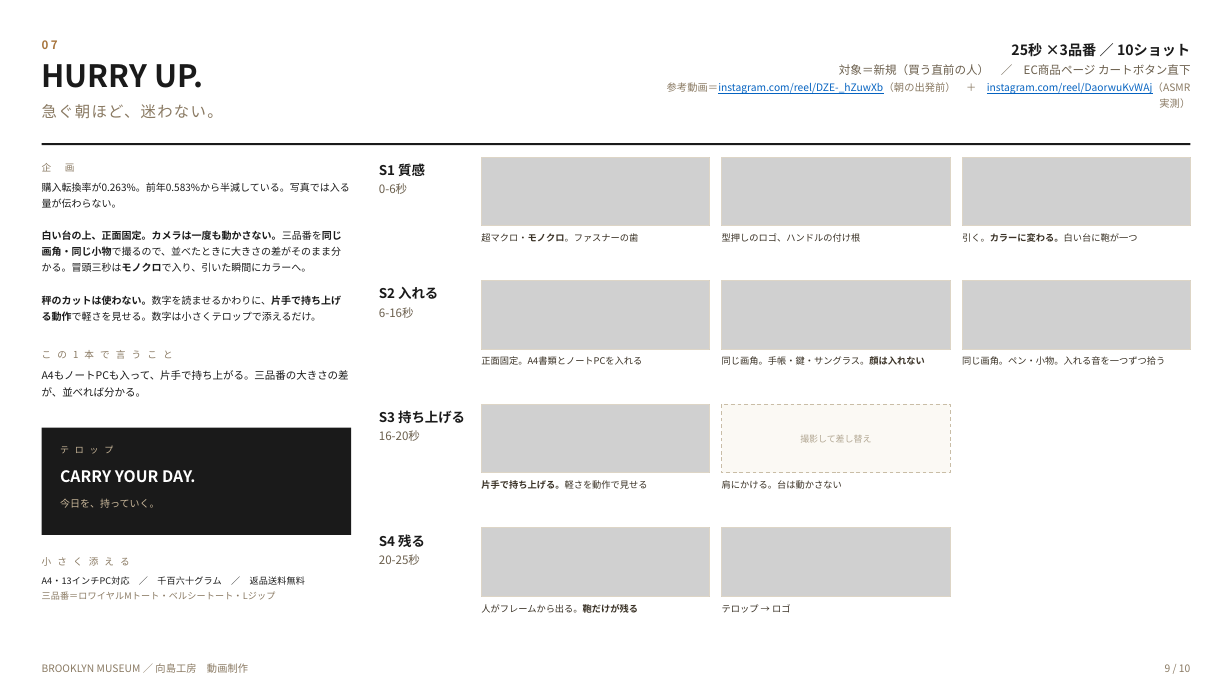
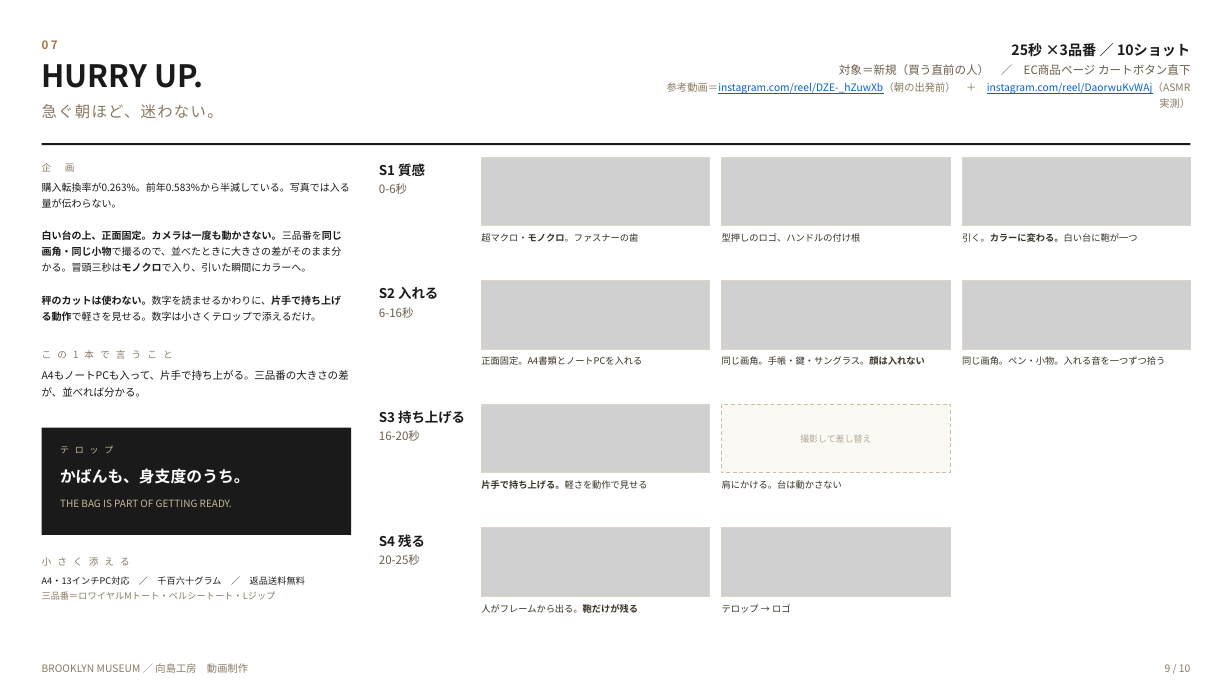
Before and after one commit to Shiori0415/dougaseisaku, a slide deck: slide 9 of pdf/00_動画8本_企画と絵コンテ.pptx. Drawn at 1232x693 pixels with LibreOffice and Linux fonts; fonts in the diff are those of the drawing; grey boxes stand for pictures. Boxes give left, top, right and bottom in pixels: in the first picture for what was removed or moved away, otherwise in the second. Text is boxed around its words. In the diff, an @@ line names an element or a change of style, - is before the commit and + after.

```diff
--- a/pdf/00_動画8本_企画と絵コンテ.pptx
+++ b/pdf/00_動画8本_企画と絵コンテ.pptx
@@ text at [60, 468, 250, 484]: text changed @@
-CARRY YOUR DAY.
+かばんも、身支度のうち。
@@ text at [60, 499, 232, 507]: text changed @@
-今日を、持っていく。
+THE BAG IS PART OF GETTING READY.
```
Also in this commit, not shown: 2 other slides changed, 4 other files.
